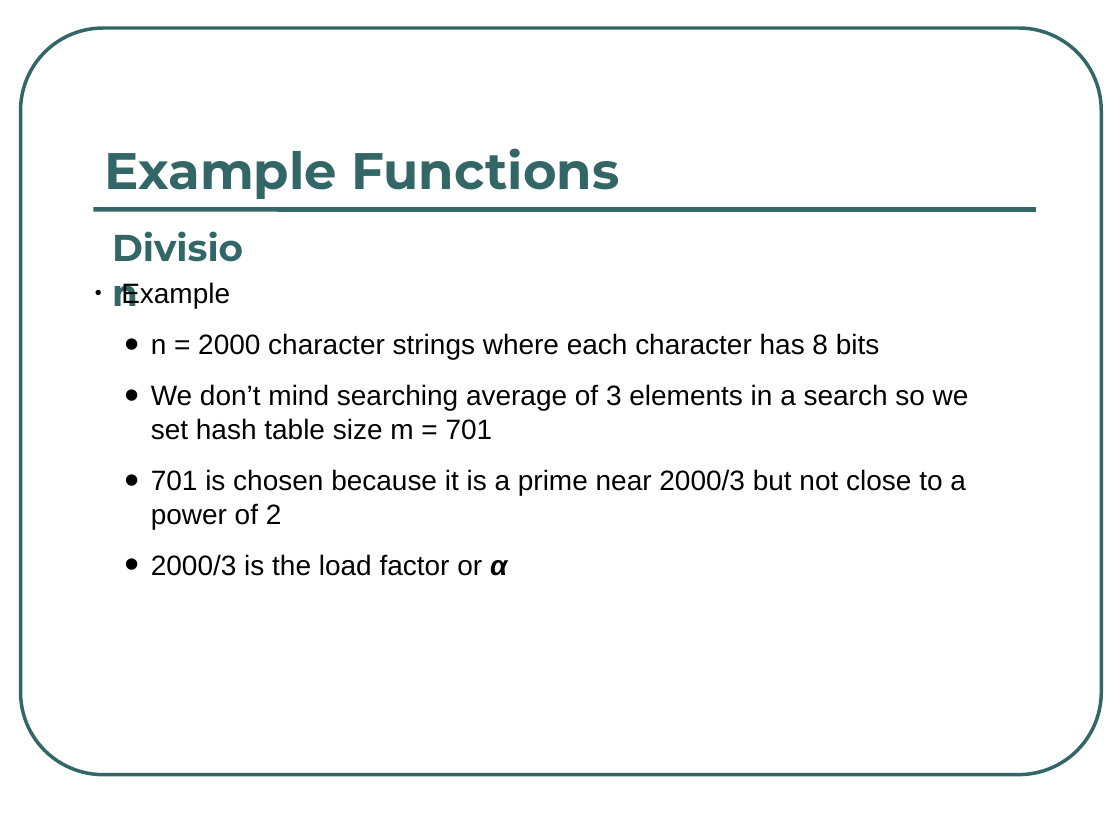
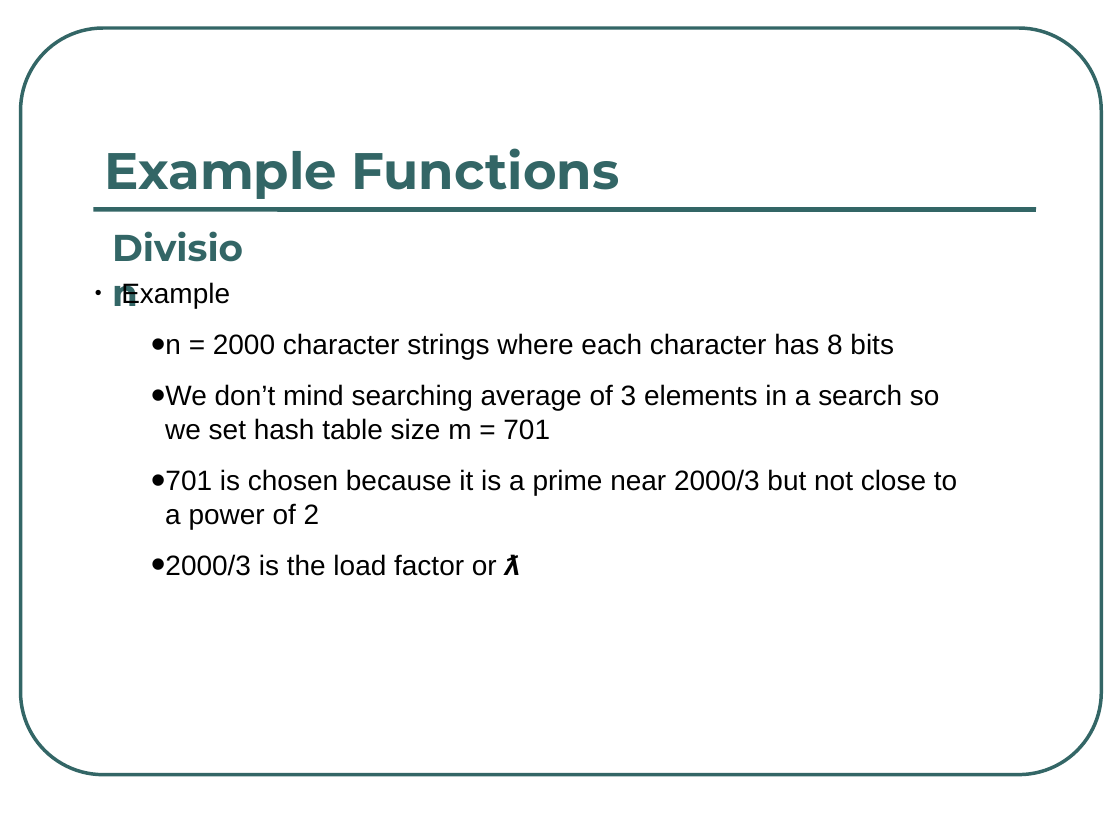
Before and after one commit to rugbyprof/3013-Algorithms, a slide deck: slide 30 of Lectures/L09/Hashing.ppt. Drawn at 1120x840 pixels with LibreOffice and Linux fonts; fonts in the diff are those of the drawing. Boxes give left, top, right and bottom in pixels: in the first picture for what was removed or moved away, otherwise in the second. Text is boxed around its words. In the diff, an @@ line names an element or a change of style, - is before the commit and + after.

```diff
--- a/Lectures/L09/Hashing.ppt
+++ b/Lectures/L09/Hashing.ppt
@@ text at bbox=[165, 333, 957, 529]: indent changed @@
@@ text at bbox=[165, 554, 521, 576]: text changed @@
-  • 2000/3 is the load factor or α
+  • 2000/3 is the load factor or ƛ
```
Also in this commit, not shown: 20 other slides changed.
